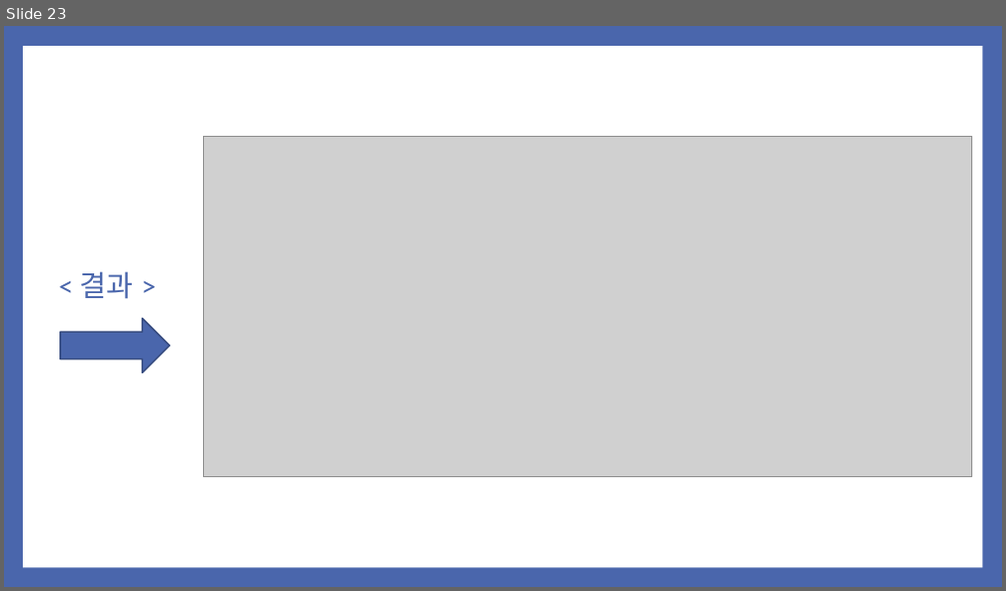
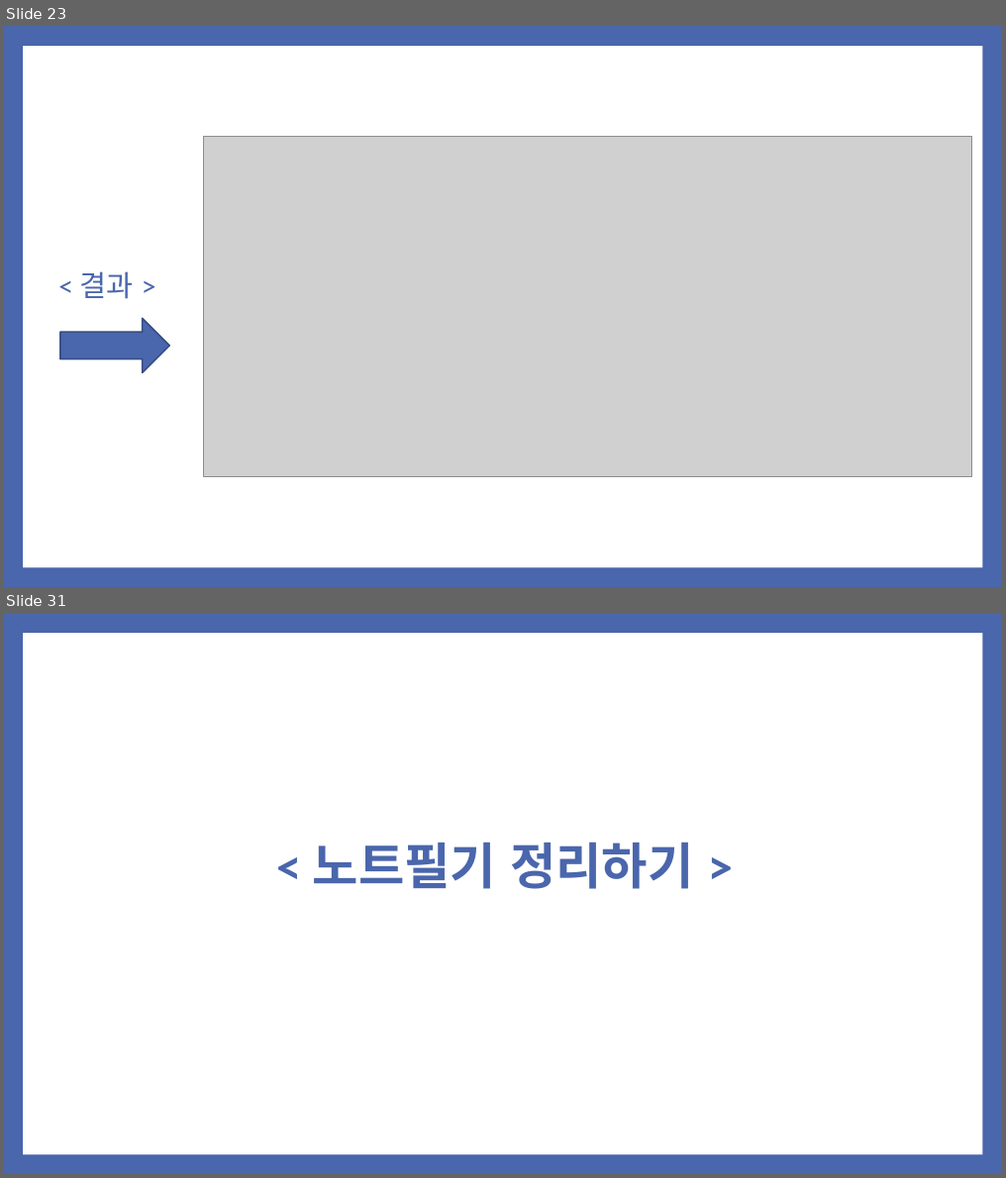
Before and after one commit to noheul1030/KOPO-HTML, a slide deck: 과제PPT/기업업무 2강.pptx. Shown one above the other, each under a label of ours: slide 23 before the commit, slides 23 and 31 after it; the slides between them are not shown. The pictures are 1006x591 and 1006x1178 pixels, drawn with LibreOffice and Linux fonts; fonts in the diff are those of the drawing; grey boxes stand for pictures. Boxes give left, top, right and bottom in pixels: in the first picture for what was removed or moved away, otherwise in the second. Text is boxed around its words. In the diff, an @@ line names an element or a change of style, - is before the commit and + after.

```diff
--- a/과제PPT/기업업무 2강.pptx
+++ b/과제PPT/기업업무 2강.pptx
@@ slide 31 added at bbox=[4, 613, 1002, 1174], background #4A66AC; not listed: 1 template element that a slide beside it also shows @@
@@ text added at bbox=[313, 842, 693, 889], 48 pt, text #4A66AC, bold @@
+< 노트필기 정리하기 >
```
Also in this commit, not shown: 25 slides changed, 1 other slide added.
